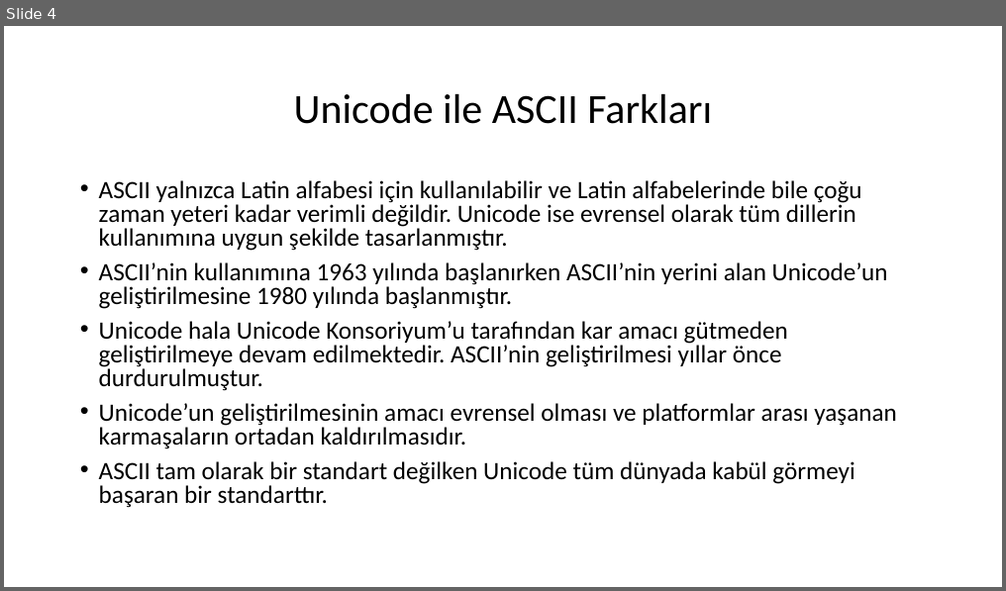
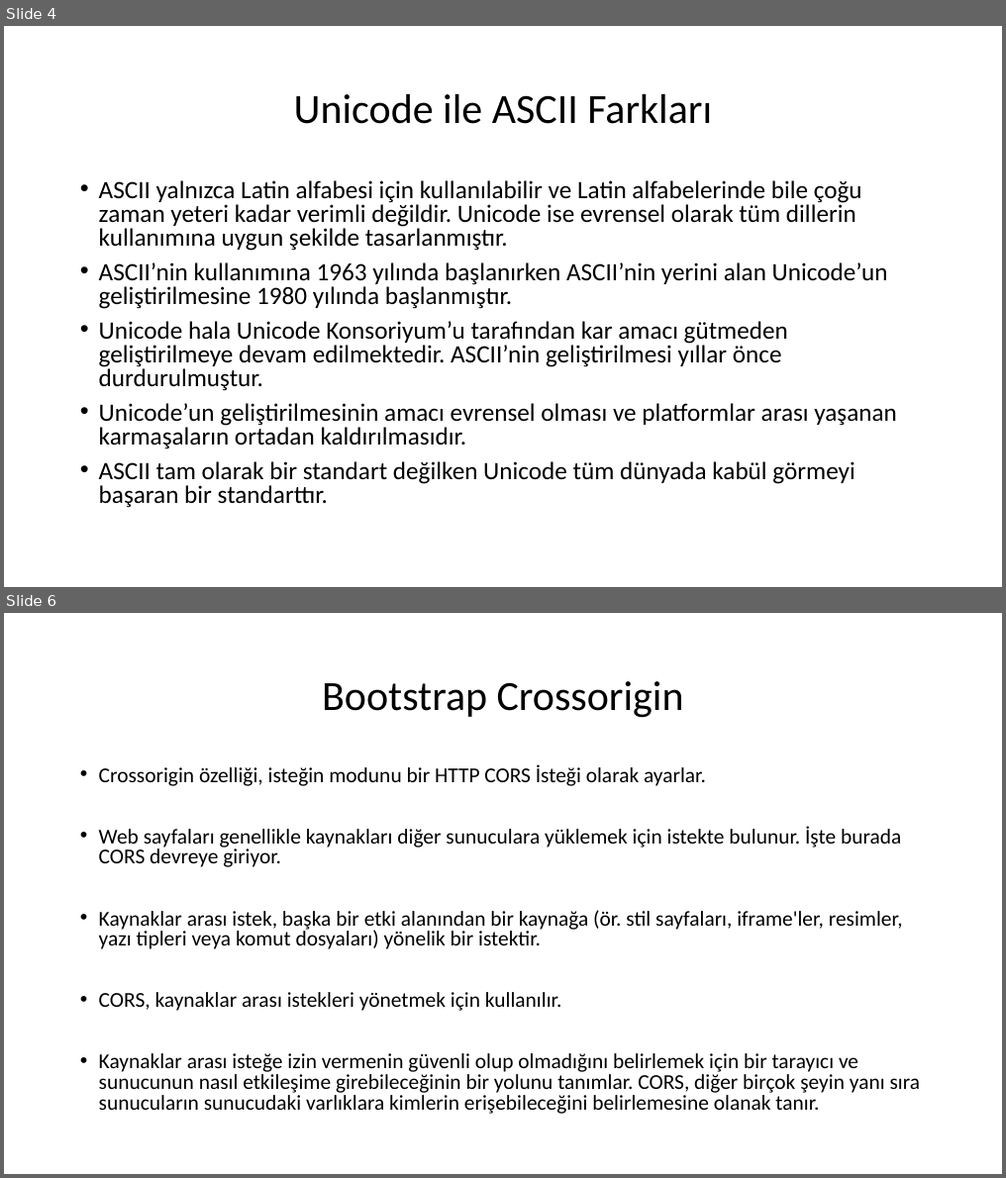
Before and after one commit to TechCareer-FrontEnd-1/tubisad-frontend-emanetfuat, a slide deck: arastirma-odev.pptx. Shown one above the other, each under a label of ours: slide 4 before the commit, slides 4 and 6 after it; the slides between them are not shown. The pictures are 1006x591 and 1006x1178 pixels, drawn with LibreOffice and Linux fonts; fonts in the diff are those of the drawing. Boxes give left, top, right and bottom in pixels: in the first picture for what was removed or moved away, otherwise in the second. Text is boxed around its words. In the diff, an @@ line names an element or a change of style, - is before the commit and + after.

```diff
--- a/arastirma-odev.pptx
+++ b/arastirma-odev.pptx
@@ slide 6 added at box(4, 613, 1002, 1174), background #FFFFFF @@
@@ title added at box(322, 681, 684, 718), 40 pt, text #000000 @@
+Bootstrap Crossorigin
@@ text added at box(99, 764, 921, 1114), 20.4 pt, text #000000 @@
+• Crossorigin özelliği, isteğin modunu bir HTTP CORS İsteği olarak ayarlar.
+• Web sayfaları genellikle kaynakları diğer sunuculara yüklemek için istekte bulunur. İşte burada CORS devreye giriyor.
+• Kaynaklar arası istek, başka bir etki alanından bir kaynağa (ör. stil sayfaları, iframe'ler, resimler, yazı tipleri veya komut dosyaları) yönelik bir istektir.
+• CORS, kaynaklar arası istekleri yönetmek için kullanılır.
+• Kaynaklar arası isteğe izin vermenin güvenli olup olmadığını belirlemek için bir tarayıcı ve sunucunun nasıl etkileşime girebileceğinin bir yolunu tanımlar. CORS, diğer birçok şeyin yanı sıra sunucuların sunucudaki varlıklara kimlerin erişebileceğini belirlemesine olanak tanır.
```
Also in this commit, not shown: 1 other slide added, 10 other files.
